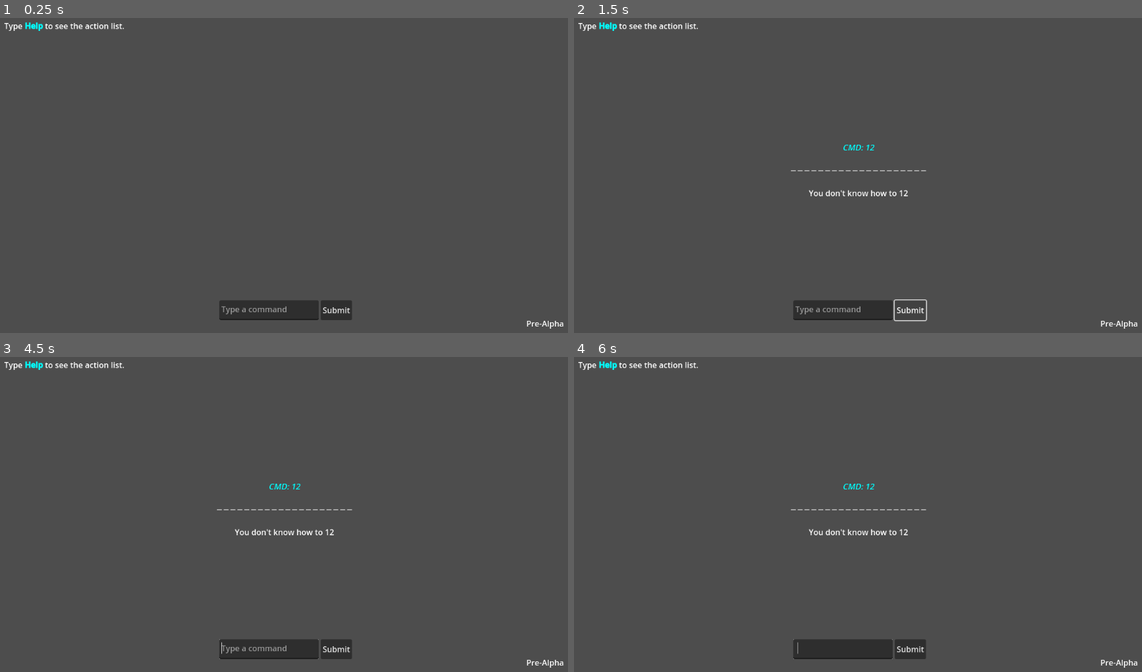
Above: before the commit, frames 1-4 (two rows, left to right).
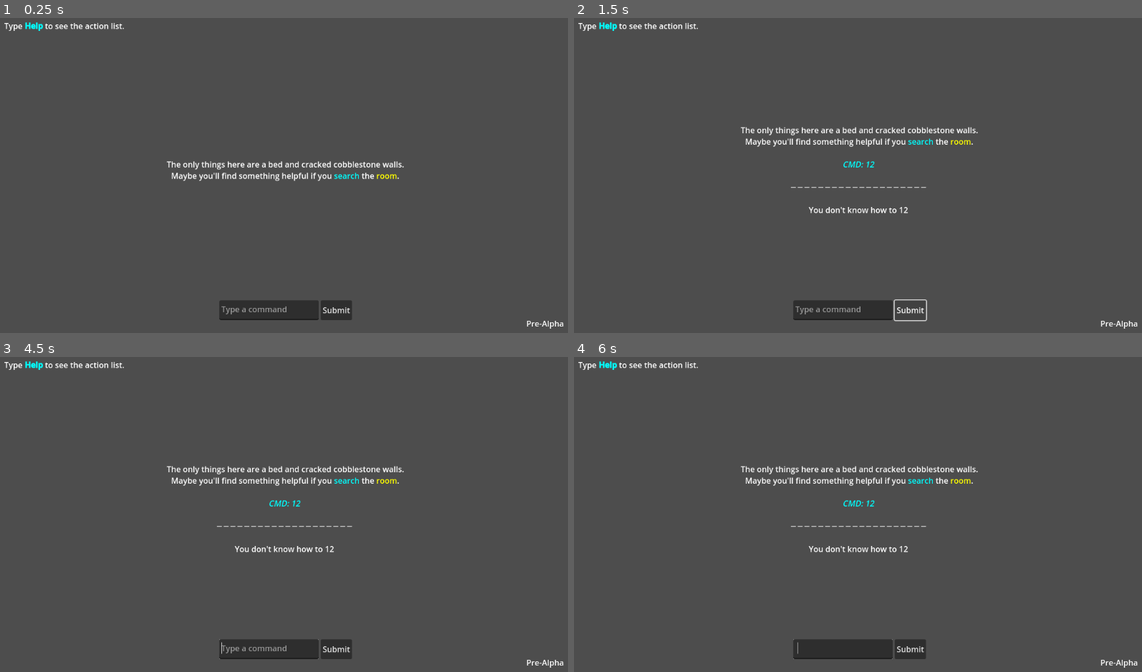
Above: after the commit, the same moments.

Repository: Uraxii/mouse
Game: Godot game, scene res://scenes/main.tscn
Same seed, same stepped clock (60 frames per second), same inputs: the game is played once before the commit and once after it.
Inputs (mouse positions are in pixels of both pictures, inside the frame that each line leads up to):
- Up to frame 1 (0.25 s): no input
- Up to frame 2 (1.5 s): click (840, 310) at 0.52 s; type "12" at 0.6 s; click "Submit" at 1.25 s
- Up to frame 3 (4.5 s): click "Submit" at 2 s; click "Submit" at 2.75 s; tap Enter at 3.5, 3.6 s; move the mouse to (284, 514) at 3.52 s; click (284, 514) at 3.67 s; tap Space at 4.25 s; move the mouse to (266, 649) at 4.27 s; tap Keypad Enter at 4.35 s; click (266, 649) at 4.42 s
- Up to frame 4 (6 s): tap Enter at 5, 5.1 s; move the mouse to (914, 445) at 5.02 s; click (914, 445) at 5.17 s; tap Space at 5.75 s; move the mouse to (829, 580) at 5.77 s; tap Keypad Enter at 5.85 s; click (829, 580) at 5.92 s

The runs differ from the first frame. In frame 1, 0.9% of the frame differs, in the area x 29-72%, y 45-52%; in frame 2, 1.4%, in the area x 29-72%, y 34-63%; in frame 3, 1.4%; in frame 4, 1.4%.
Error before the commit: Parse Error: Identifier "time_changed" not declared in the current scope. (res://scripts/map_node.gd:106)
Error after the commit: Invalid access of index '0' on a base object of type: 'PackedStringArray'. (res://scripts/globals/interface/command_input.gd:29)

Commit message:
updating signals, rebuilding map

Diff:
--- a/scenes/map_000.tscn
+++ b/scenes/map_000.tscn
@@ -1,9 +1,19 @@
-[gd_scene load_steps=2 format=3 uid="uid://dqpwehwje5f1v"]
+[gd_scene load_steps=3 format=3 uid="uid://dqpwehwje5f1v"]
 
 [ext_resource type="Script" uid="uid://dxt8lt2qx0xir" path="res://scripts/map_node.gd" id="1_lctkj"]
+[ext_resource type="PackedScene" uid="uid://cnh2reo36sn7d" path="res://scenes/room.tscn" id="2_xj7f0"]
 
 [node name="Map000" type="Node"]
 script = ExtResource("1_lctkj")
-time_remaining = null
 map_title = "Tutorial"
-map_description = null
+
+[node name="Bedroom" parent="." instance=ExtResource("2_xj7f0")]
+room_id = 0
+display_name = "Bedroom"
+description = "You're back in the room you woke up in.
+This place is musty...
+and humid...
+some ground water seeps through the stone walls."
+entrance_text = "The only things here are a bed and cracked cobblestone walls.
+Maybe you'll find something helpful if you [color=cyan]search[/color] the [color=yellow]room[/color]."
+tags = Array[String](["spawn_point"])
--- a/scenes/player.tscn
+++ b/scenes/player.tscn
@@ -1,19 +1,6 @@
-[gd_scene load_steps=5 format=3 uid="uid://bplnu52h2ad8l"]
+[gd_scene load_steps=2 format=3 uid="uid://bplnu52h2ad8l"]
 
 [ext_resource type="Script" uid="uid://b6mb362n13ols" path="res://scripts/player.gd" id="1_3vyb7"]
-[ext_resource type="Script" uid="uid://bao1tg7dleank" path="res://scripts/resources/item.gd" id="2_qhqgy"]
-[ext_resource type="Script" uid="uid://dba7765ayqxv2" path="res://scripts/resources/inventory.gd" id="3_dqkch"]
-
-[sub_resource type="Resource" id="Resource_qlg0r"]
-script = ExtResource("3_dqkch")
-id = 0
-display_name = "Items"
-items = Array[ExtResource("2_qhqgy")]([])
-capacity = null
-inspect_text = "It can hold items."
-empty_text = "Sorry bud. Nothing but air here."
-metadata/_custom_type_script = "uid://dba7765ayqxv2"
 
 [node name="Player" type="Node"]
 script = ExtResource("1_3vyb7")
-inventory = SubResource("Resource_qlg0r")
--- a/scenes/room.tscn
+++ b/scenes/room.tscn
@@ -4,6 +4,7 @@
 
 [node name="Room" type="Node"]
 script = ExtResource("1_36trf")
+description = "It's a room alright."
 
 [node name="Inventory" type="Node" parent="."]
 unique_name_in_owner = true
--- a/scripts/door_node.gd
+++ b/scripts/door_node.gd
@@ -39,14 +39,14 @@
         return wrong_key_message
 
     is_locked = false
-    # Door unlocked signal is emitted by the room that contains this door
+    signals.door_unlocked.emit(self, key_item, Game.local_player)
     return unlock_message
 
 func use_door(user: Player) -> String:
     if is_locked:
         return locked_message
 
-    # Door used signal is emitted by the room that contains this door
+    signals.door_used.emit(self, user)
     return "You pass through the %s." % display_name
 
 func get_destination_id() -> int:
--- a/scripts/globals/event_manager.gd
+++ b/scripts/globals/event_manager.gd
@@ -42,6 +42,8 @@
             go_through(cmd.target)
         "help":
             help()
+        "objectives":
+            Global.objectives.show_current_objectives()
         _:
             signals.message.emit("You don't know how to %s" % [cmd])
 
@@ -54,6 +56,7 @@
 
     player.current_room.drop_item(item)
     signals.message.emit("You put the %s down." % item.get_display_name())
+    signals.item_dropped.emit(player, item, player.current_room)
 
 func help() -> void:
     var help_message = """[center][b]HELP[/b][/center]
@@ -72,6 +75,8 @@
     \tUse an item on something
     [b]Go [door/direction][/b]
     \tMove through a door or passage
+    [b]Objectives[/b]
+    \tShow current objectives
     [b]Help[/b]
     \tShow this menu[/left]"""
 
@@ -131,8 +136,6 @@
 
     if player.add_item(item):
         signals.message.emit("The [color=yellow]%s[/color] was placed into your bag." % item.get_display_name())
-        # Emit objective progress for pickup actions
-        signals.objective_progress.emit("pickup", target_str)
     else:
         # Put it back if we couldn't add it
         player.current_room.drop_item(item)
@@ -142,8 +145,6 @@
     if not target_str or target_str.to_lower() == "room":
         if player.current_room:
             signals.message.emit(player.current_room.search())
-            # Emit objective progress for search actions
-            signals.objective_progress.emit("search", "room")
         return
 
     var target = _find_target(target_str)
@@ -179,9 +180,6 @@
     var result = item.use_on(target, player)
     signals.message.emit(result)
 
-    # Emit objective progress for use actions
-    signals.objective_progress.emit("use", item_name + " on " + target_name)
-
 func go_through(target_str: String) -> void:
     if not target_str:
         signals.message.emit("Go through what?")
@@ -216,11 +214,54 @@
     signals.command.connect(_on_command)
     signals.message.connect(_on_message)
 
+    # Connect all signal bus events for objective tracking
+    signals.door_unlocked.connect(_on_door_unlocked)
+    signals.door_used.connect(_on_door_used)
+    signals.item_picked_up.connect(_on_item_picked_up)
+    signals.item_dropped.connect(_on_item_dropped)
+    signals.item_used.connect(_on_item_used)
+    signals.player_moved.connect(_on_player_moved)
+    signals.player_entered_room.connect(_on_player_entered_room)
+    signals.player_exited_room.connect(_on_player_exited_room)
+    signals.room_searched.connect(_on_room_searched)
+    signals.room_inspected.connect(_on_room_inspected)
+
 func _on_message(msg: String) -> void:
     if history.size() >= max_history_size:
         history.pop_back()
 
     history.append(msg)
+
+func _on_door_unlocked(door: DoorNode, key_used: ItemNode, player: Player) -> void:
+    signals.objective_progress.emit("unlock", door.get_display_name())
+
+func _on_door_used(door: DoorNode, player: Player) -> void:
+    signals.objective_progress.emit("use", door.get_display_name())
+
+func _on_item_picked_up(player: Player, item: ItemNode) -> void:
+    signals.objective_progress.emit("pickup", item.get_display_name())
+
+func _on_item_dropped(player: Player, item: ItemNode, room: RoomNode) -> void:
+    signals.objective_progress.emit("drop", item.get_display_name())
+
+func _on_item_used(player: Player, item: ItemNode, target: Node) -> void:
+    var target_name = target.get_display_name() if target.has_method("get_display_name") else str(target)
+    signals.objective_progress.emit("use", item.get_display_name() + " on " + target_name)
+
+func _on_player_moved(player: Player, from_room: RoomNode, to_room: RoomNode) -> void:
+    signals.objective_progress.emit("move", to_room.get_display_name())
+
+func _on_player_entered_room(player: Player, room: RoomNode) -> void:
+    signals.objective_progress.emit("enter", room.get_display_name())
+
+func _on_player_exited_room(player: Player, room: RoomNode) -> void:
+    signals.objective_progress.emit("exit", room.get_display_name())
+
+func _on_room_searched(room: RoomNode, player: Player) -> void:
+    signals.objective_progress.emit("search", room.get_display_name())
+
+func _on_room_inspected(room: RoomNode, player: Player) -> void:
+    signals.objective_progress.emit("inspect", room.get_display_name())
 
 func _on_update_room(room: RoomNode) -> void:
     if Game.local_player.current_room == room:
--- a/scripts/globals/game_manager.gd
+++ b/scripts/globals/game_manager.gd
@@ -1,4 +1,3 @@
-# scripts/globals/game_manager.gd - Updated for node-based maps
 class_name GameManager extends Node
 
 @onready var signals := Global.signals
@@ -33,9 +32,6 @@
     maps[map_id] = map_node
     current_map = map_node
 
-    # Connect map signals
-    map_node.map_loaded.connect(_on_map_loaded)
-
     print_debug("Loaded map: %s" % map_id)
     return map_node
 
@@ -55,9 +51,6 @@
     add_child(map_node)
     maps[map_id] = map_node
     current_map = map_node
-
-    # Connect map signals
-    map_node.map_loaded.connect(_on_map_loaded)
 
     print_debug("Loaded map from resource: %s" % map_id)
     return map_node
@@ -163,12 +156,4 @@
             return
 
     move_player(player, player.spawn_room)
-
-func _on_map_loaded() -> void:
-    print_debug("Map loaded signal received")
-
-    # Print map statistics
-    if current_map:
-        var stats = current_map.get_map_stats()
-        print_debug("Map Stats: %s" % str(stats))
 #endregion
--- a/scripts/map_node.gd
+++ b/scripts/map_node.gd
@@ -103,7 +103,6 @@
 func _on_time_tick() -> void:
     if time_remaining > 0:
         time_remaining -= 1
-        time_changed.emit(time_remaining)
 
         if time_remaining <= 0:
             _on_time_expired()
--- a/scripts/player.gd
+++ b/scripts/player.gd
@@ -11,7 +11,7 @@
 var hp := 100
 var speed := 100
 
-signal inventory_changed()
+@onready var signals := Global.signals
 
 #region Public Interface
 func get_inventory_display() -> String:
@@ -46,8 +46,8 @@
         return false
 
     inventory_items.append(item)
-    item.picked_up.emit(self)
-    inventory_changed.emit()
+    signals.item_picked_up.emit(self, item)
+    signals.inventory_changed.emit(self)
     return true
 
 func remove_item_by_name(item_name: String) -> ItemNode:
@@ -56,7 +56,7 @@
         if item.get_display_name().to_lower() == item_name.to_lower():
             if item.can_be_picked_up():  # Can also be dropped
                 inventory_items.remove_at(i)
-                inventory_changed.emit()
+                signals.inventory_changed.emit(self)
                 return item
     return null
 
@@ -70,6 +70,8 @@
     return current_room
 
 func move_to_room(new_room: RoomNode) -> void:
+    var old_room = current_room
+
     if current_room:
         current_room.remove_player(self)
 
@@ -77,13 +79,14 @@
 
     if current_room:
         current_room.add_player(self)
+
+    # Emit movement signals through signal bus
+    if old_room and new_room:
+        signals.player_moved.emit(self, old_room, new_room)
 #endregion
 
 #region Godot Callbacks
 func _ready() -> void:
-    inventory_changed.connect(_on_inventory_changed)
-
-func _on_inventory_changed() -> void:
-    # Handle any inventory change logic here
+    # No longer need local inventory_changed signal
     pass
 #endregion
--- a/scripts/room_node.gd
+++ b/scripts/room_node.gd
@@ -128,18 +128,5 @@
     if room_id < 0:
         push_warning("Room %s has invalid id!" % name)
 
-    # Connect door signals
-    for door in get_doors():
-        if not door.door_unlocked.is_connected(_on_door_unlocked):
-            door.door_unlocked.connect(_on_door_unlocked)
-        if not door.door_used.is_connected(_on_door_used):
-            door.door_used.connect(_on_door_used)
-
-func _on_door_unlocked(door: DoorNode, key_used: ItemNode) -> void:
-    print_debug("Door %s was unlocked with %s" % [door.get_display_name(), key_used.get_display_name()])
-    signals.door_unlocked.emit(door, key_used, Game.local_player)
-
-func _on_door_used(door: DoorNode, user: Player) -> void:
-    print_debug("Player %s used door %s" % [user.display_name, door.get_display_name()])
-    signals.door_used.emit(door, user)
+    # Remove direct door signal connections - everything goes through signal bus now
 #endregion
Renamed: resources/maps/m1/objectives/escape_the_room.tres -> resources/objectives/escape_the_room.tres
